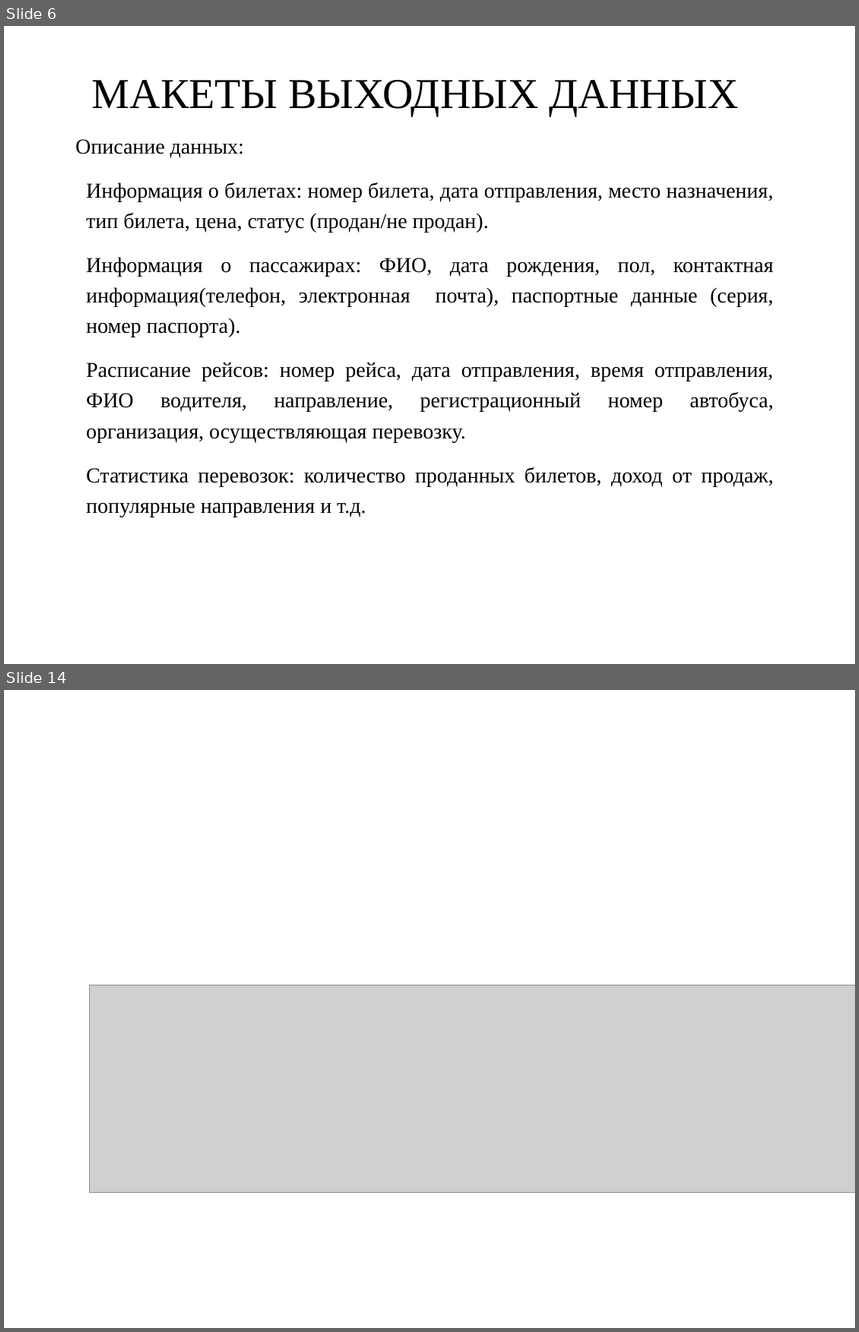
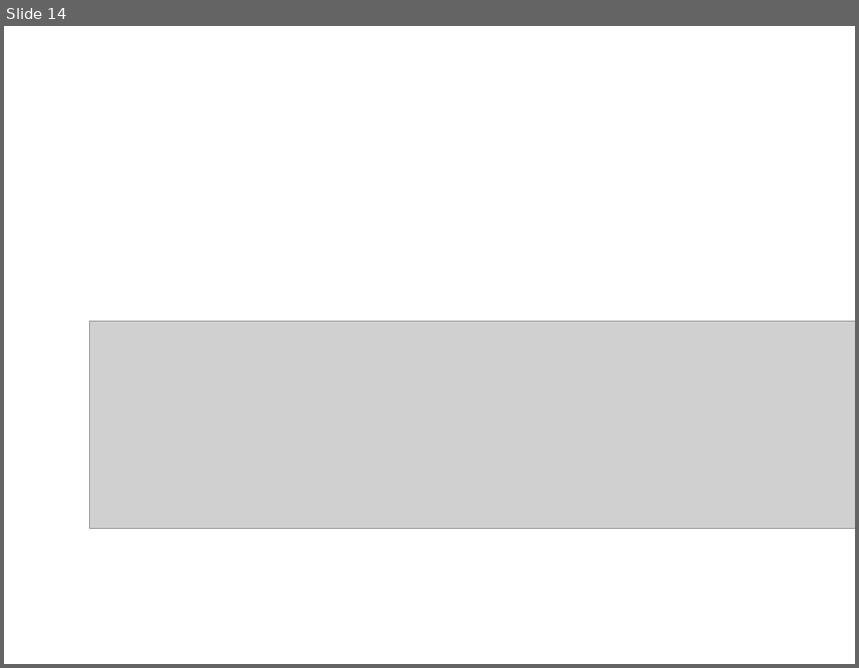
Before and after one commit to RAdKuzur/ASTU, a slide deck: зимняя практика 2023-24/Курсовая презентация Мамлеева.odp. Shown one above the other, each under a label of ours: slides 6 and 14 before the commit, slide 14 after it; the slides between them are not shown. The pictures are 859x1332 and 859x668 pixels, drawn with LibreOffice and Linux fonts; fonts in the diff are those of the drawing; grey boxes stand for pictures; background and template pictures are left out. Boxes give left, top, right and bottom in pixels: in the first picture for what was removed or moved away, otherwise in the second. Text is boxed around its words. In the diff, an @@ line names an element or a change of style, - is before the commit and + after.

```diff
--- a/зимняя практика 2023-24/Курсовая презентация Мамлеева.odp
+++ b/зимняя практика 2023-24/Курсовая презентация Мамлеева.odp
@@ slide 6 removed at <box>4,26,855,664</box>, background picture (left out) @@
@@ title removed at <box>92,80,739,116</box> @@
-МАКЕТЫ ВЫХОДНЫХ ДАННЫХ
@@ subtitle removed at <box>75,139,774,517</box> @@
-Описание данных:
-● Информация о билетах: номер билета, дата отправления, место назначения, тип билета, цена, статус (продан/не продан).
-● Информация о пассажирах: ФИО, дата рождения, пол, контактная информация(телефон, электронная почта), паспортные данные (серия, номер паспорта).
-● Расписание рейсов: номер рейса, дата отправления, время отправления, ФИО водителя, направление, регистрационный номер автобуса, организация, осуществляющая перевозку.
-● Статистика перевозок: количество проданных билетов, доход от продаж, популярные направления и т.д.
```
Also in this commit, not shown: 5 slides changed, 7 slides added, 6 other slides removed.
